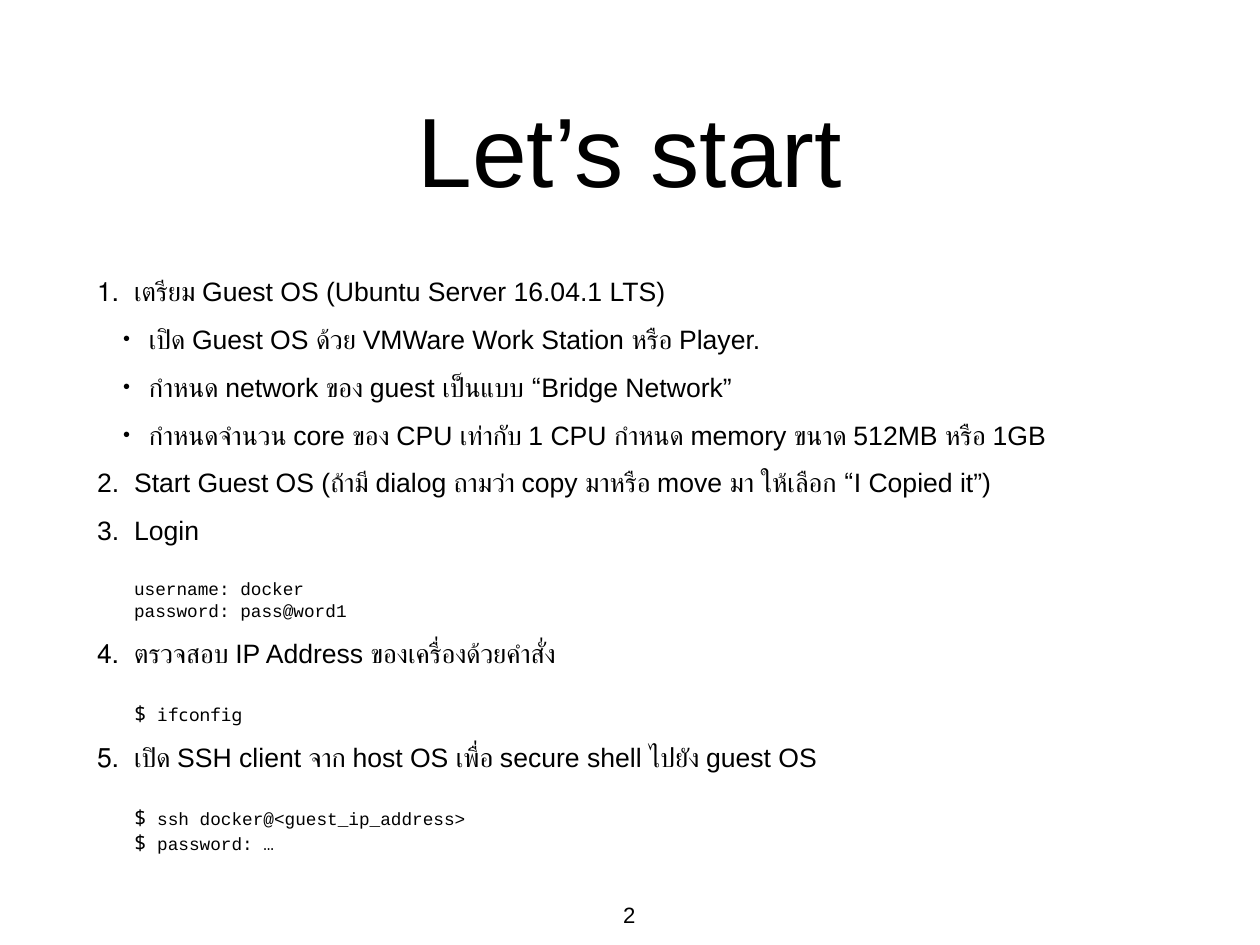
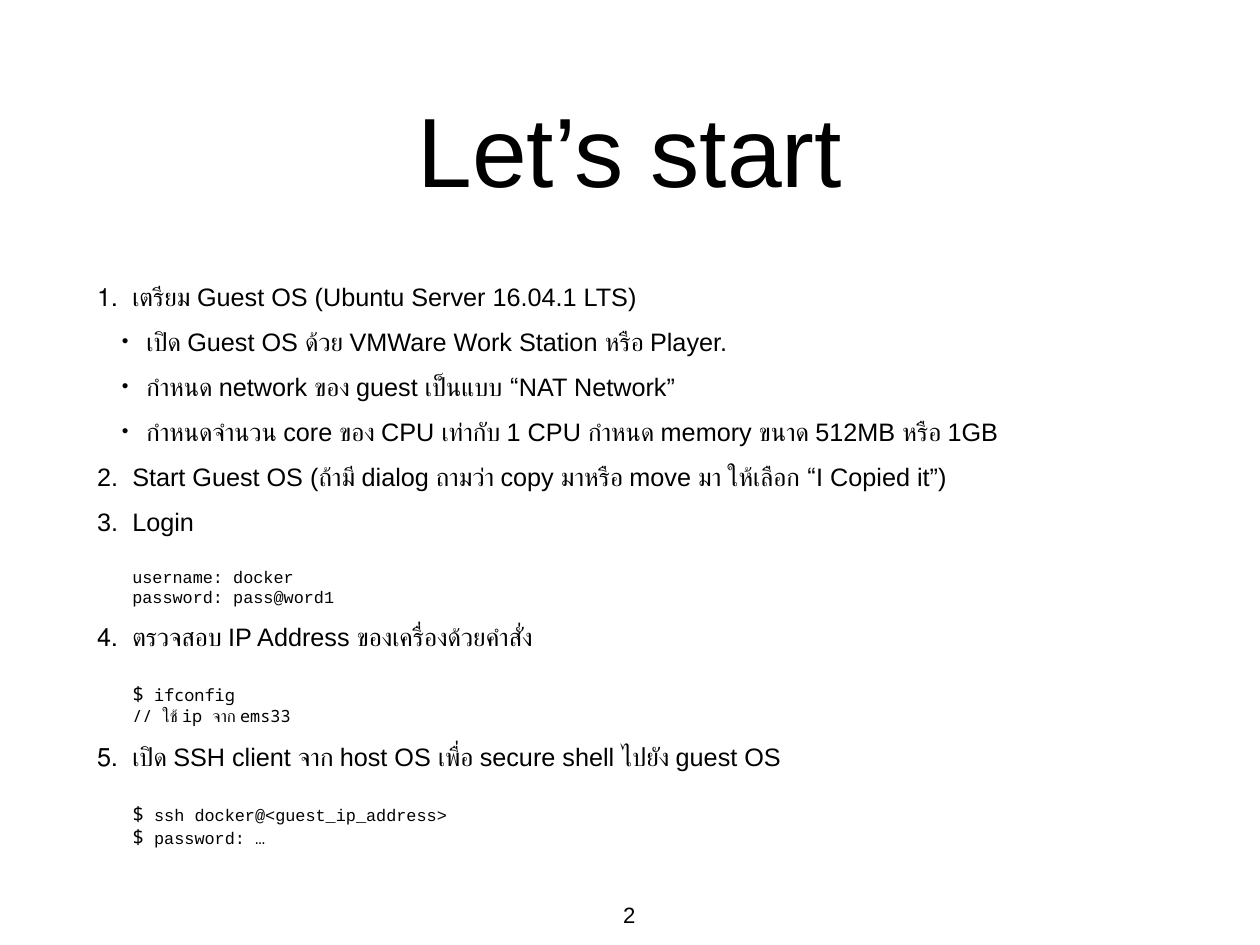
Before and after one commit to olarn/Docker-Training, a slide deck: slide 2 of Powerpoint/02.Docker.pptx. Drawn at 1260x945 pixels with LibreOffice and Linux fonts; fonts in the diff are those of the drawing. Boxes give left, top, right and bottom in pixels: in the first picture for what was removed or moved away, otherwise in the second. Text is boxed around its words. In the diff, an @@ line names an element or a change of style, - is before the commit and + after.

Commit message:
fix typo, fix network lab that cannot assign fix ip address.

```diff
--- a/Powerpoint/02.Docker.pptx
+++ b/Powerpoint/02.Docker.pptx
@@ text at <box>132,286,998,848</box>: size 21.6 to 20.5 pt in "เตรียม Guest OS (Ubuntu Server 16.04.1 LTS)", "เปิด Guest OS ด้วย VMWare Work Station ...", "กำหนดจำนวน core ของ CPU เท่ากับ 1 CPU ...", "Start Guest OS (ถ้ามี dialog ถามว่า copy ..." and 2 more places; size 14.4 to 13.7 pt in "username: docker password: pass@word1", "ssh docker@<guest_ip_address> password: …"; size 16.8 to 16 pt in "$ $"; indent changed; less space between paragraphs @@
@@ text at <box>146,376,675,401</box>: text changed; size 21.6 to 20.5 pt @@
-  • กำหนด network ของ guest เป็นแบบ “Bridge Network”
+  • กำหนด network ของ guest เป็นแบบ “NAT Network”
@@ text at <box>132,627,533,726</box>: text changed; size 21.6 to 20.5 pt @@
-4. ตรวจสอบ IP Address ของเครื่องด้วยคำสั่ง
-   $ ifconfig
+4. ตรวจสอบ IP Address ของเครื่องด้วยคำสั่ง
+   $ ifconfig
+   // ใช้ ip จาก ems33
```
Also in this commit, not shown: 2 other slides changed, 14 other files.
